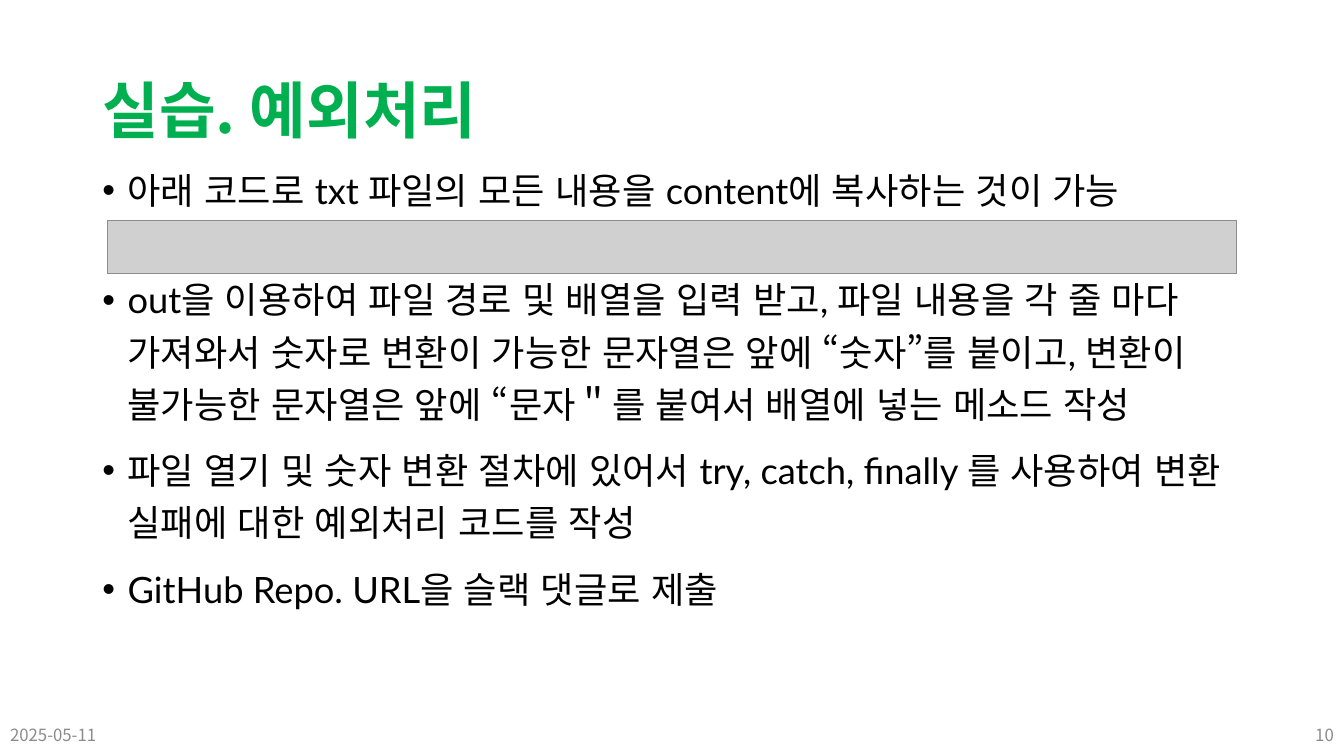
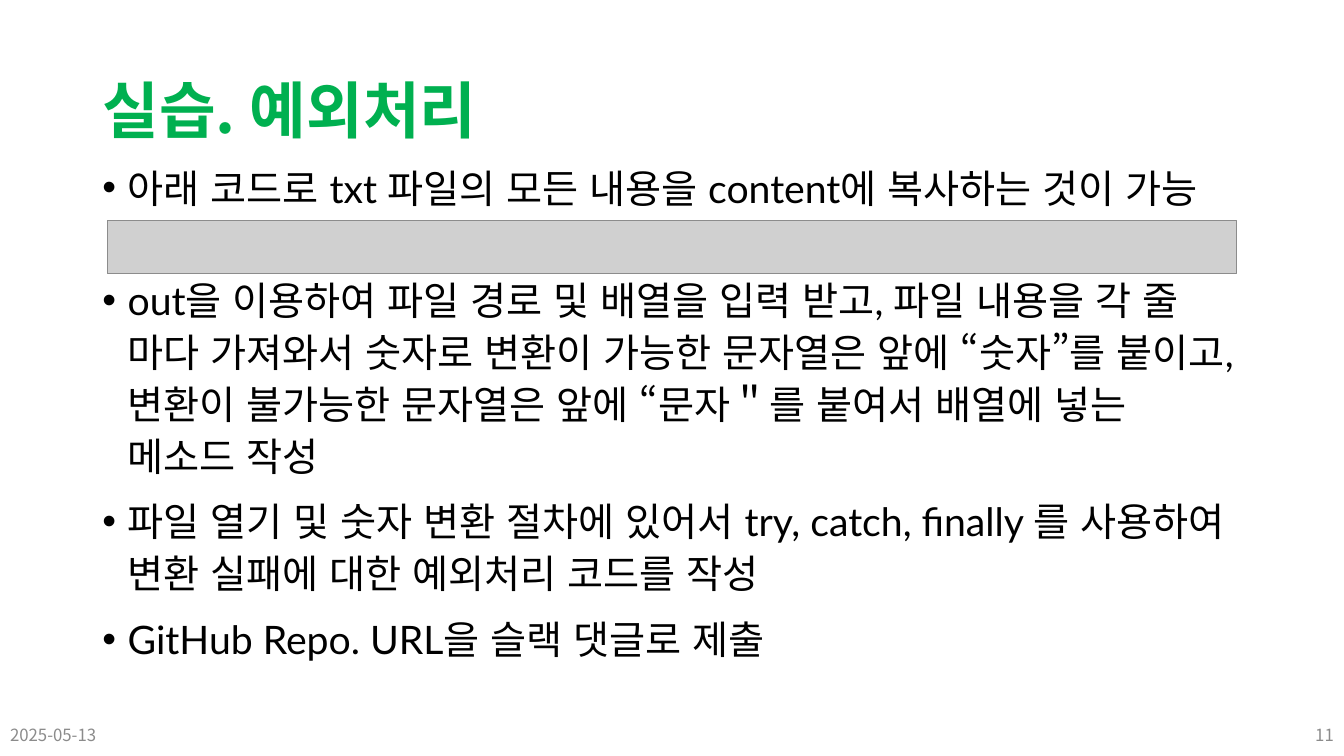
Before and after one commit to Leader-Lesson/KDT_SF_Short_5th, a slide deck: slide 11 of material/13_CSharp_심화문법 (예외처리).pptx (slide 10 before the commit). Drawn at 1344x756 pixels with LibreOffice and Linux fonts; fonts in the diff are those of the drawing; grey boxes stand for pictures; background and template pictures are left out. Boxes give left, top, right and bottom in pixels: in the first picture for what was removed or moved away, otherwise in the second. Text is boxed around its words. In the diff, an @@ line names an element or a change of style, - is before the commit and + after.

Commit message:
lecture ready: 250513

```diff
--- a/material/13_CSharp_심화문법 (예외처리).pptx
+++ b/material/13_CSharp_심화문법 (예외처리).pptx
@@ text "아래 코드로 txt 파일의 모든 ..." at <box>128,170,1234,661</box>: size 25.9 to 28 pt; line spacing 1.2 to 1.1 @@
@@ text at <box>10,728,96,741</box>: text changed @@
-2025-05-11
+2025-05-13
@@ page number at <box>1315,729,1334,741</box>: text changed @@
-10
+11
```
Also in this commit, not shown: 9 other slides changed, 1 slide added, 11 other files.
